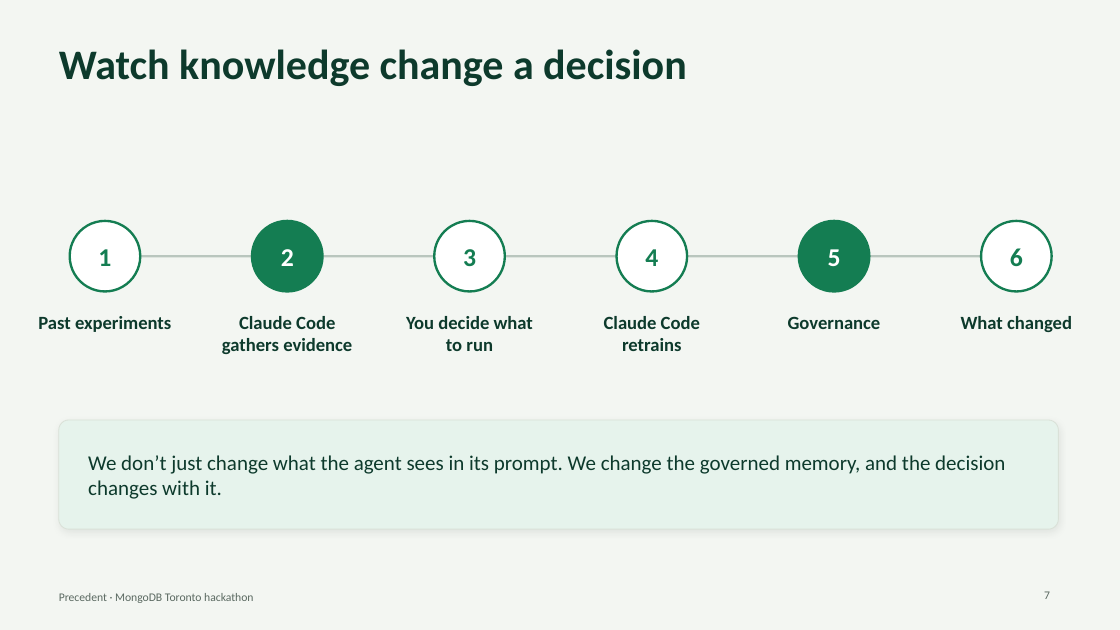
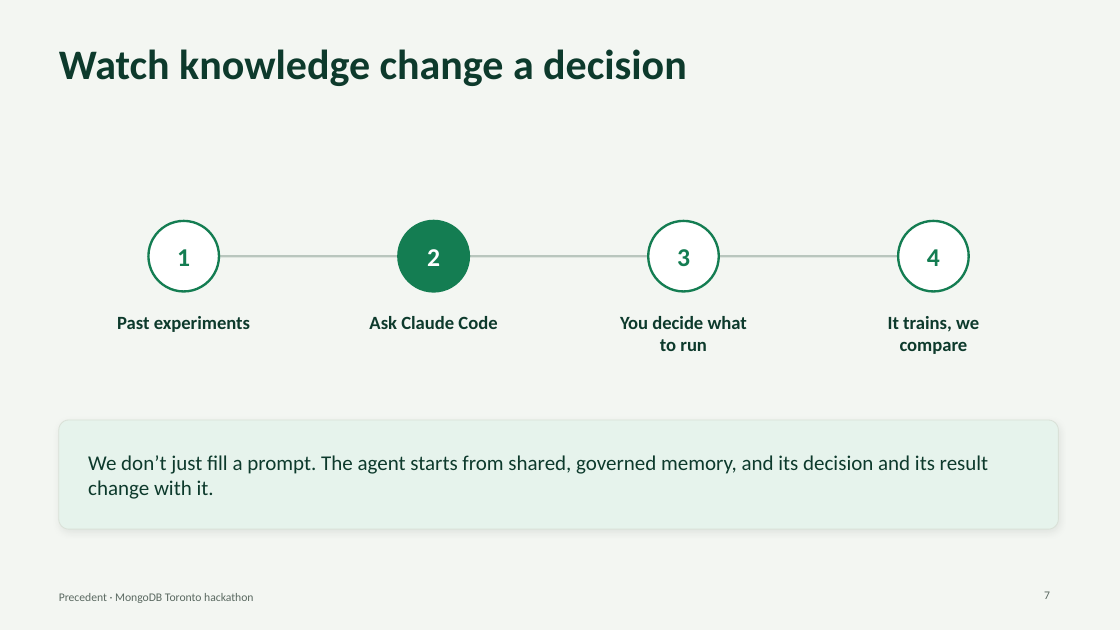
Before and after one commit to SalmaRoshdy-YG/Hackathon-project, a slide deck: slide 7 of docs/deck/precedent-deck.pptx. Drawn at 1120x630 pixels with LibreOffice and Linux fonts; fonts in the diff are those of the drawing. Boxes give left, top, right and bottom in pixels: in the first picture for what was removed or moved away, otherwise in the second. Text is boxed around its words. In the diff, an @@ line names an element or a change of style, - is before the commit and + after.

```diff
--- a/docs/deck/precedent-deck.pptx
+++ b/docs/deck/precedent-deck.pptx
@@ 2 texts, 1 ellipse: place and size @@
-2 texts, 1 ellipse at <box>38,221,171,332</box>
+2 texts, 1 ellipse at <box>117,221,250,332</box>
@@ text "2": place and size @@
-text "2" at <box>281,249,294,266</box>
+text "2" at <box>427,249,440,266</box>
@@ ellipse: place and size @@
-ellipse at <box>252,221,323,292</box>
+ellipse at <box>398,221,469,292</box>
@@ 2 texts, 1 ellipse: place and size @@
-2 texts, 1 ellipse at <box>406,221,533,351</box>
+2 texts, 1 ellipse at <box>620,221,747,351</box>
@@ ellipse removed at <box>799,221,870,292</box> @@
@@ text "4": place and size @@
-text "4" at <box>645,249,658,266</box>
+text "4" at <box>927,249,940,266</box>
@@ ellipse: place and size @@
-ellipse at <box>617,221,687,292</box>
+ellipse at <box>898,221,969,292</box>
@@ ellipse removed at <box>981,221,1052,292</box> @@
@@ line moved from (105, 256) - (1017, 256) to (184, 256) - (933, 256) @@
@@ text removed at <box>828,249,841,266</box> @@
-5
@@ text removed at <box>1010,248,1023,266</box> @@
-6
@@ text at <box>369,316,497,329</box>: text changed @@
-Claude Code gathers evidence
+Ask Claude Code
@@ text removed at <box>604,316,700,351</box> @@
-Claude Code retrains
@@ text removed at <box>788,316,881,329</box> @@
-Governance
@@ text added at <box>888,316,979,354</box>, 16 pt, text #0D3A2C, bold @@
+It trains, we compare
@@ text removed at <box>961,316,1072,332</box> @@
-What changed
@@ text at <box>88,455,989,499</box>: text changed @@
-We don’t just change what the agent sees in its prompt. We change the governed memory, and the decision changes with it.
+We don’t just fill a prompt. The agent starts from shared, governed memory, and its decision and its result change with it.
```
Also in this commit, not shown: 4 other slides changed, 17 other files.
